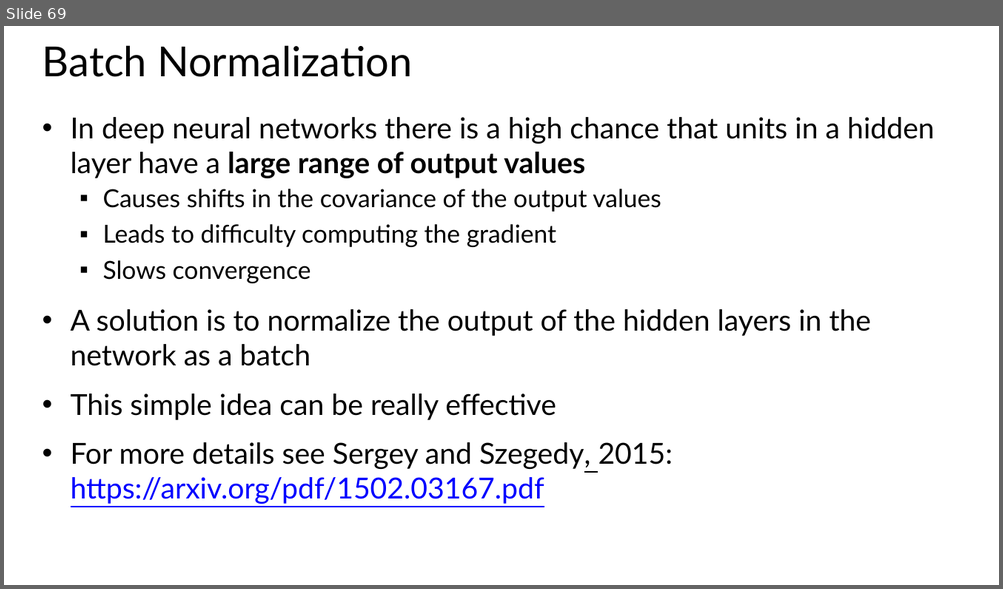
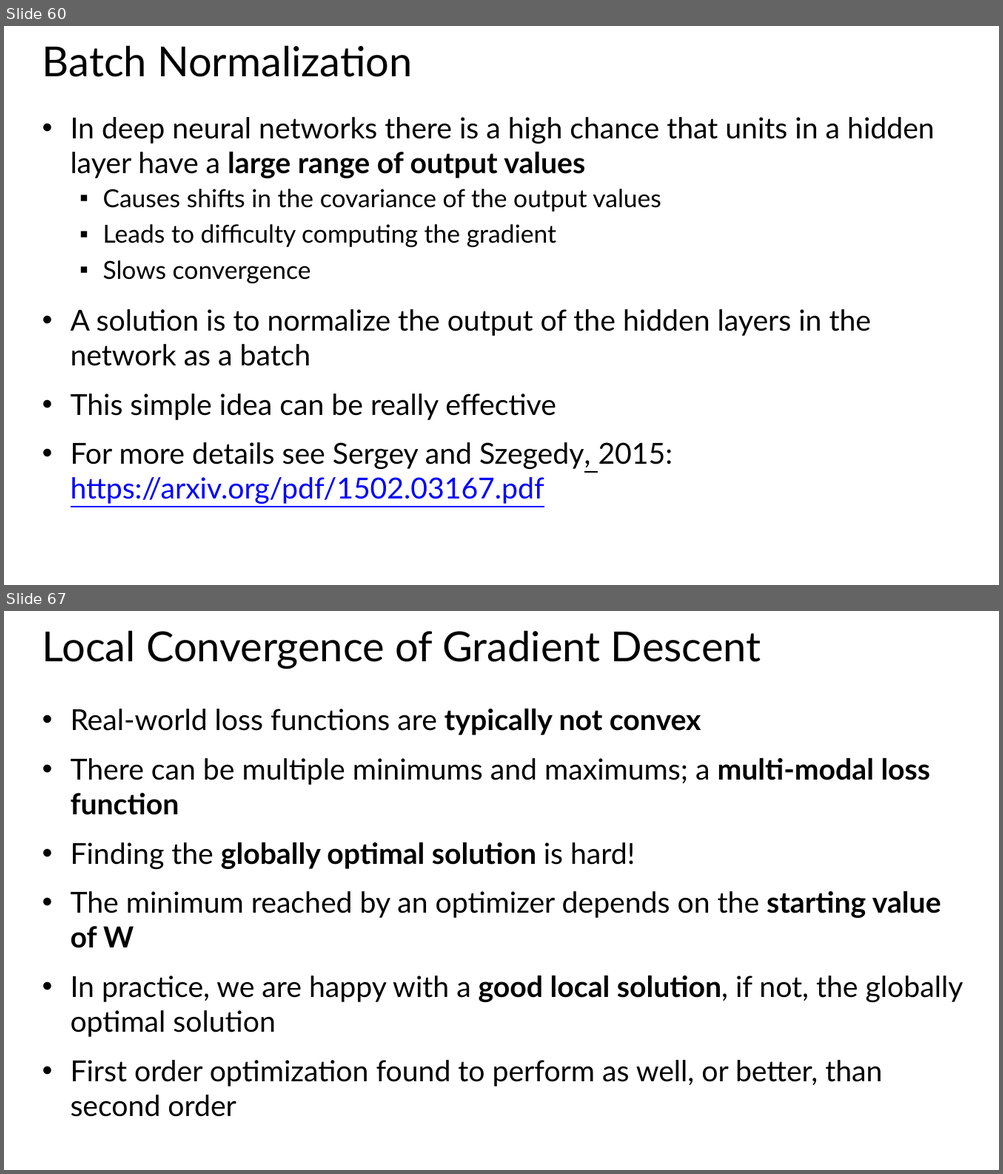
Before and after one commit to StephenElston/CSCI-E25, a slide deck: Slides/7_RegularizationAndOptimization.pptx. Shown one above the other, each under a label of ours: slide 69 before the commit, slides 60 and 67 after it; the slides between them are not shown. The pictures are 1003x589 and 1003x1174 pixels, drawn with LibreOffice and Linux fonts; fonts in the diff are those of the drawing. Boxes give left, top, right and bottom in pixels: in the first picture for what was removed or moved away, otherwise in the second. Text is boxed around its words. In the diff, an @@ line names an element or a change of style, - is before the commit and + after.

```diff
--- a/Slides/7_RegularizationAndOptimization.pptx
+++ b/Slides/7_RegularizationAndOptimization.pptx
@@ slide 67 added at (4, 611, 999, 1170), background #FFFFFF @@
@@ title added at (42, 630, 761, 669), 40 pt, text #000000 @@
+Local Convergence of Gradient Descent
@@ text added at (71, 709, 963, 1117), 28 pt, text #000000 @@
+• Real-world loss functions are typically not convex
+• There can be multiple minimums and maximums; a multi-modal loss function
+• Finding the globally optimal solution is hard!
+• The minimum reached by an optimizer depends on the starting value of W
+• In practice, we are happy with a good local solution, if not, the globally optimal solution
+• First order optimization found to perform as well, or better, than second order
@@ what was slide 69 is now slide 60 @@
```
Also in this commit, not shown: 12 slides changed, 20 other slides added.
